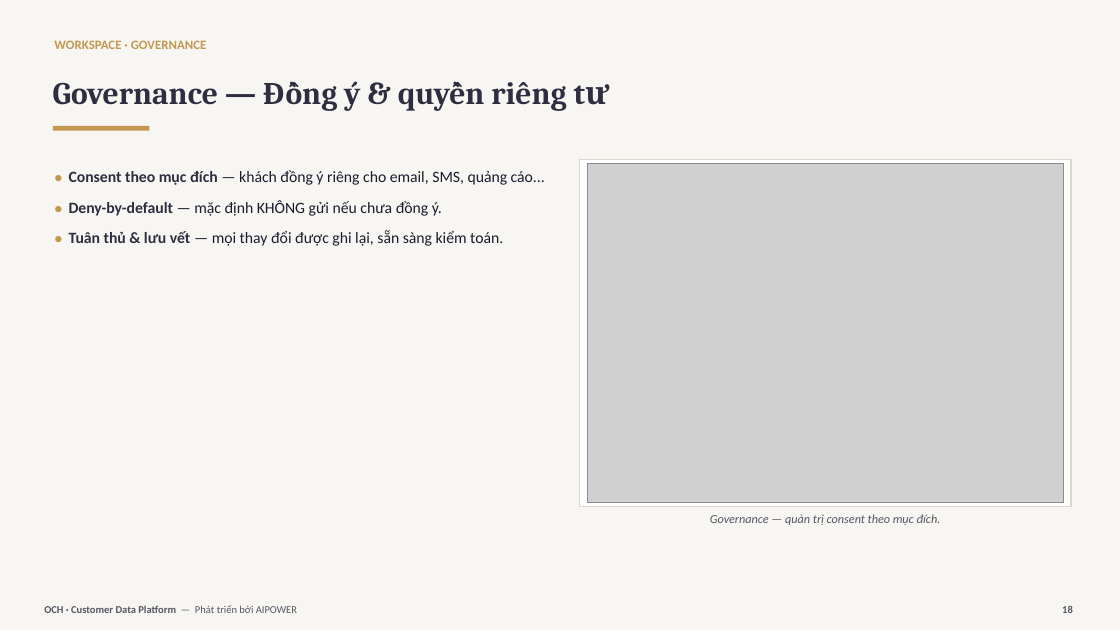
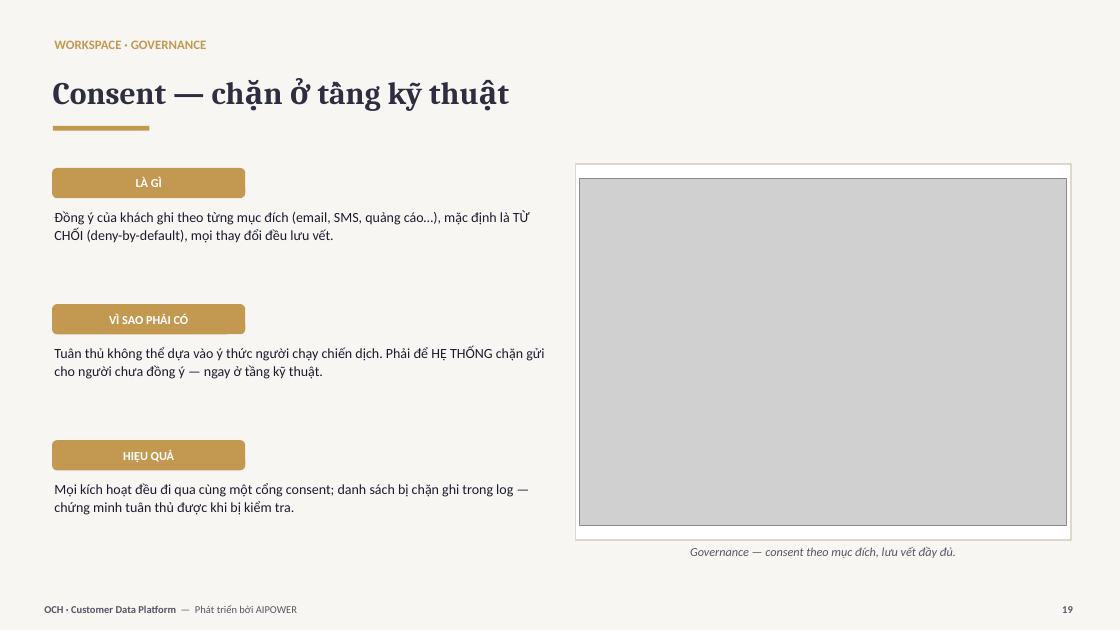
Before and after one commit to trungtm78/AICDP, a slide deck: slide 19 of docs/OCH-CDP-Gioi-thieu.pptx (slide 18 before the commit). Drawn at 1120x630 pixels with LibreOffice and Linux fonts; fonts in the diff are those of the drawing; grey boxes stand for pictures. Boxes give left, top, right and bottom in pixels: in the first picture for what was removed or moved away, otherwise in the second. Text is boxed around its words. In the diff, an @@ line names an element or a change of style, - is before the commit and + after.

```diff
--- a/docs/OCH-CDP-Gioi-thieu.pptx
+++ b/docs/OCH-CDP-Gioi-thieu.pptx
@@ text at (x1=53, y1=78, x2=423, y2=111): text changed @@
-Governance — Đồng ý & quyền riêng tư
+Consent — chặn ở tầng kỹ thuật
@@ rounded rectangle added at (x1=52, y1=168, x2=245, y2=198), fill #C39851 @@
@@ text removed at (x1=69, y1=170, x2=545, y2=246) @@
-● Consent theo mục đích — khách đồng ý riêng cho email, SMS, quảng cáo...
-● Deny-by-default — mặc định KHÔNG gửi nếu chưa đồng ý.
-● Tuân thủ & lưu vết — mọi thay đổi được ghi lại, sẵn sàng kiểm toán.
@@ text added at (x1=136, y1=177, x2=162, y2=187), 10.5 pt, text #FFFFFF, bold @@
+LÀ GÌ
@@ rectangle resized from (x1=580, y1=160, x2=1071, y2=507) to (x1=576, y1=164, x2=1071, y2=540) @@
@@ picture resized from (x1=587, y1=164, x2=1064, y2=502) to (x1=580, y1=179, x2=1067, y2=525) @@
@@ text added at (x1=54, y1=210, x2=530, y2=243), 12 pt, text #1B1B2E @@
+Đồng ý của khách ghi theo từng mục đích (email, SMS, quảng cáo…), mặc định là TỪ CHỐI (deny-by-default), mọi thay đổi đều lưu vết.
@@ rounded rectangle added at (x1=52, y1=304, x2=245, y2=334), fill #C39851 @@
@@ text added at (x1=109, y1=313, x2=189, y2=324), 10.5 pt, text #FFFFFF, bold @@
+VÌ SAO PHẢI CÓ
@@ text added at (x1=54, y1=346, x2=544, y2=379), 12 pt, text #1B1B2E @@
+Tuân thủ không thể dựa vào ý thức người chạy chiến dịch. Phải để HỆ THỐNG chặn gửi cho người chưa đồng ý — ngay ở tầng kỹ thuật.
@@ rounded rectangle added at (x1=52, y1=440, x2=245, y2=471), fill #C39851 @@
@@ text added at (x1=123, y1=450, x2=174, y2=462), 10.5 pt, text #FFFFFF, bold @@
+HIỆU QUẢ
@@ text added at (x1=54, y1=483, x2=513, y2=515), 12 pt, text #1B1B2E @@
+Mọi kích hoạt đều đi qua cùng một cổng consent; danh sách bị chặn ghi trong log — chứng minh tuân thủ được khi bị kiểm tra.
@@ text at (x1=690, y1=547, x2=956, y2=558): text changed @@
-Governance — quản trị consent theo mục đích.
+Governance — consent theo mục đích, lưu vết đầy đủ.
```
Also in this commit, not shown: 33 other slides changed, 10 slides added, 12 slides removed, 6 other files.
